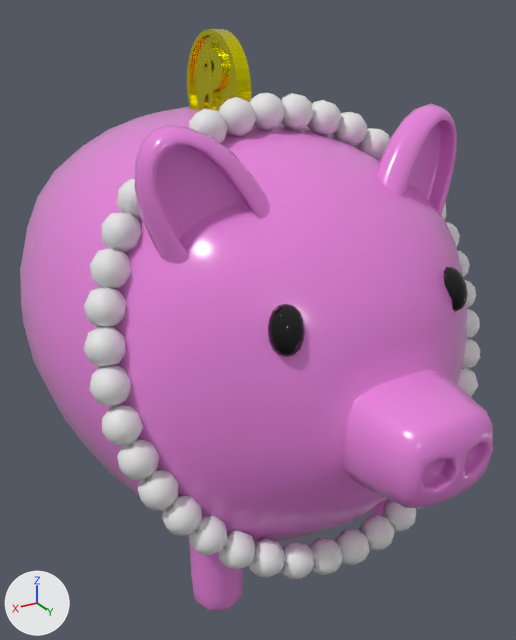
The FBX model Bearlike Project/Assets/03.Resources/Modeling/Piggy/piggy_bank_Ani_Walk.fbx: old version first, new version second.
One viewpoint serves both versions: a camera (50 mm lens) standing at (5.43, 10.28, 4.71) and looking at (-0.08, 1.1, 0.12). Lighting does not change. The marker at lower left points along +X, +Y and +Z. Where no turn or scale is listed for an object, it has been applied to the vertices. Vertices at the same position are counted once.

In view in the first picture: 'coin', 'necklace', 'piggy'.
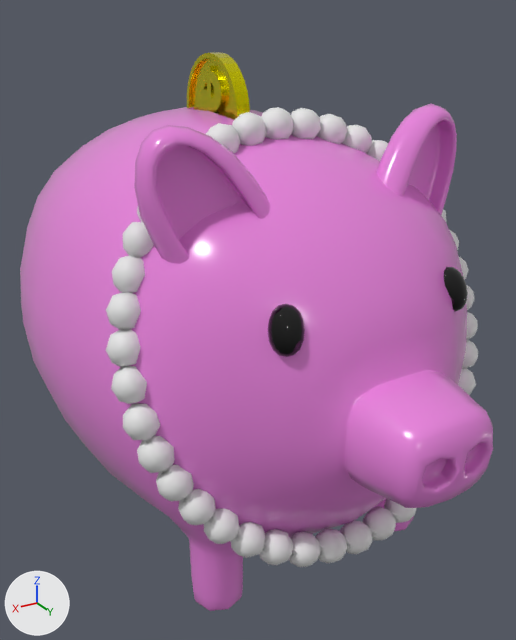
The newer file is also rescaled (x0.35), turned or shifted as a whole; pictures and numbers use the older file's frame.

Changed parts and their boxes (x1, y1, x2, y2) in the pictures (516 x 640 px; the box of a moved part takes in the faces that stretch with it):
'necklace', reshaped (6% narrower): before (83, 93, 480, 579); after (106, 107, 478, 567)
'coin', mesh moved: before (187, 29, 251, 111); after (187, 52, 250, 120)
part 1 of me_큐브_002, moved or reshaped: before (90, 213, 142, 288); after (112, 222, 154, 293)
part 2 of me_큐브_002, moved or reshaped: before (117, 179, 141, 219); after (137, 207, 143, 222)
part 3 of me_큐브_002, moved or reshaped: before (189, 109, 228, 143); after (206, 123, 240, 153)
part 4 of me_큐브_002, moved or reshaped: before (219, 93, 284, 136); after (232, 107, 293, 146)
part 5 of me_큐브_002, moved or reshaped: before (281, 93, 313, 131); after (291, 108, 321, 139)
part 6 of me_큐브_002, moved or reshaped: before (307, 100, 341, 136); after (316, 114, 347, 144)
part 7 of me_큐브_002, moved or reshaped: before (333, 112, 367, 146); after (342, 125, 372, 153)
part 8 of me_큐브_002, moved or reshaped: before (357, 128, 390, 161); after (366, 140, 388, 161)
part 9 of me_큐브_002, moved or reshaped: before (441, 203, 446, 219); after (441, 209, 446, 222)
part 10 of me_큐브_002, moved or reshaped: before (446, 222, 470, 277); after (449, 229, 468, 280)
part 11 of me_큐브_002, rebuilt (142% wider, 10% taller): before (334, 309, 480, 565); after (123, 286, 478, 567)
part 12 of me_큐브_002, added: after (106, 292, 147, 404)
part 13 of me_큐브_002, deleted: before (102, 406, 343, 579)
part 14 of me_큐브_002, deleted: before (465, 280, 476, 308)
part 15 of me_큐브_002, deleted: before (83, 287, 131, 406)

Patch to the scene script:
```diff
--- a/Bearlike Project/Assets/03.Resources/Modeling/Piggy/piggy_bank_Ani_Walk.fbx.py
+++ b/Bearlike Project/Assets/03.Resources/Modeling/Piggy/piggy_bank_Ani_Walk.fbx.py
@@ me_큐브_002 @@
 # used by ob_necklace; location = (0.0, 2.66, 0.49)
-me_큐브_002.from_pydata(...)  # 1354 vertices, 1900 faces; spans x -3.22..3.22, y -1.44..1.46, z -3.21..3.19
+me_큐브_002.from_pydata(...)  # 1347 vertices, 1900 faces; spans x -3.0..3.0, y -1.15..1.51, z -2.97..3.02
+# me_큐브_002 part 1: the loose piece of 68 vertices spanning x 2.17..2.92, y -0.94..-0.27, z 1.05..1.95 is scaled about its middle by (0.933, 0.919, 0.935), then moved by (-0.17, 0.22, -0.06)
+# me_큐브_002 part 2: the loose piece of 36 vertices spanning x 1.88..2.41, y -1.09..-0.57, z 1.78..2.31 is scaled about its middle by (0.933, 0.919, 0.935), then moved by (-0.14, 0.24, -0.09)
+# me_큐브_002 part 3: the loose piece of 65 vertices spanning x 0.71..1.65, y -1.38..-0.79, z 2.35..3.05 is scaled about its middle by (0.933, 0.919, 0.935), then moved by (-0.08, 0.26, -0.14)
+# me_큐브_002 part 4: the loose piece of 68 vertices spanning x -0.25..0.75, y -1.44..-0.91, z 2.65..3.19 is scaled about its middle by (0.933, 0.919, 0.935), then moved by (-0.02, 0.27, -0.15)
+# me_큐브_002 part 5: the loose piece of 35 vertices spanning x -0.73..-0.22, y -1.43..-0.92, z 2.65..3.17 is scaled about its middle by (0.933, 0.919, 0.935), then moved by (0.03, 0.27, -0.15)
+# me_큐브_002 part 6: the loose piece of 33 vertices spanning x -1.19..-0.7, y -1.39..-0.87, z 2.55..3.05 is scaled about its middle by (0.933, 0.919, 0.935), then moved by (0.06, 0.27, -0.14)
+# me_큐브_002 part 7: the loose piece of 34 vertices spanning x -1.63..-1.13, y -1.31..-0.8, z 2.36..2.86 is scaled about its middle by (0.933, 0.919, 0.935), then moved by (0.09, 0.26, -0.13)
+# me_큐브_002 part 8: the loose piece of 67 vertices spanning x -2.4..-1.53, y -1.21..-0.58, z 1.8..2.62 is scaled about its middle by (0.933, 0.919, 0.935), then moved by (0.13, 0.25, -0.1)
+# me_큐브_002 part 9: the loose piece of 35 vertices spanning x -2.91..-2.4, y -0.78..-0.28, z 1.06..1.58 is scaled about its middle by (0.933, 0.919, 0.935), then moved by (0.18, 0.22, -0.05)
+# me_큐브_002 part 10: the loose piece of 65 vertices spanning x -3.19..-2.57, y -0.61..0.07, z 0.2..1.15 is scaled about its middle by (0.933, 0.919, 0.935), then moved by (0.19, 0.2, -0.01)
+# me_큐브_002 part 11: the loose piece of 336 vertices spanning x -3.19..0.23, y -0.08..1.46, z -3.21..-0.17 is rebuilt with 671 vertices and now spans x -3.0..2.97, y -0.07..1.51, z -2.97..0.3
+# me_큐브_002 part 12: a new loose piece of 102 vertices spanning x 2.4..3.0, y -0.38..0.41, z -0.2..1.1
+# me_큐브_002 part 13: the loose piece of 303 vertices spanning x 0.2..3.19, y -0.05..1.44, z -3.18..-0.22 is deleted
+# me_큐브_002 part 14: the loose piece of 36 vertices spanning x -3.22..-2.7, y -0.26..0.25, z -0.24..0.28 is deleted
+# me_큐브_002 part 15: 105 vertices removed from x 2.57..3.22, y -0.6..0.25, z -0.26..1.14
@@ me_실린더_001 @@
 me_실린더_001.from_pydata(...)  # 624 vertices, 406 faces; spans x -0.13..0.13, y -0.85..0.85, z -0.85..0.85
 # used by ob_coin; location = (0.0, 0.01, 3.63)
+# me_실린더_001 part 16: the whole mesh is moved by (0.0, -0.04, -0.33)
 me_실린더_001.materials.append(mat_coin)
```
